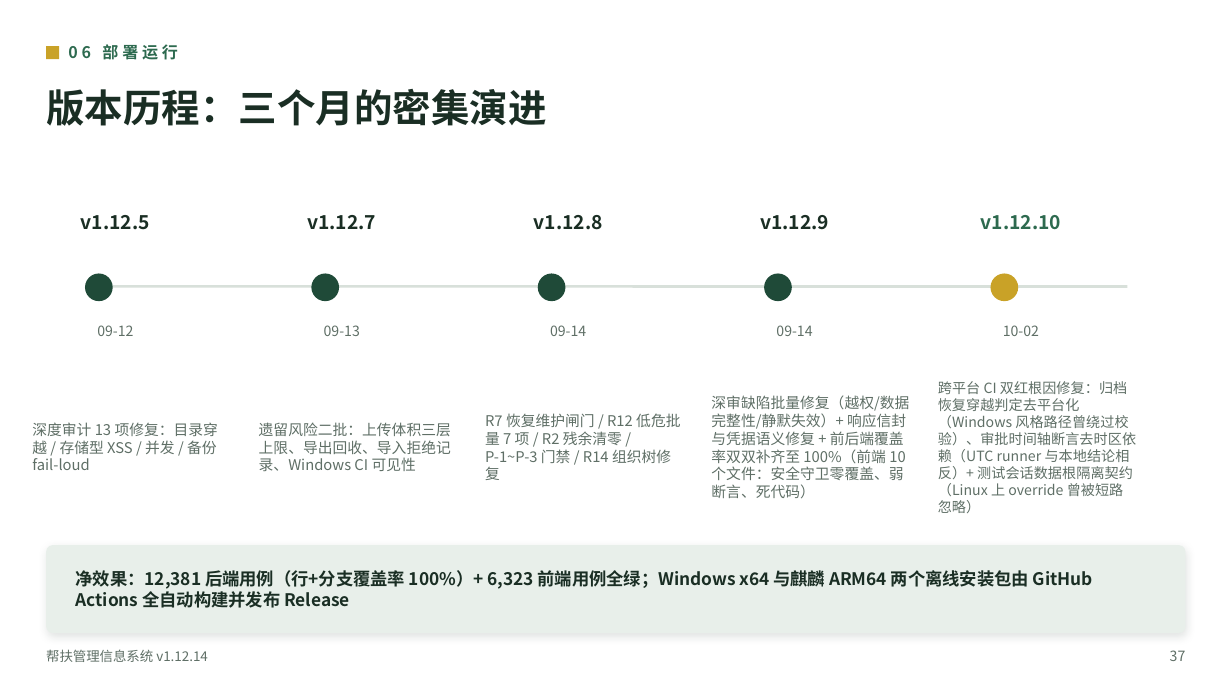
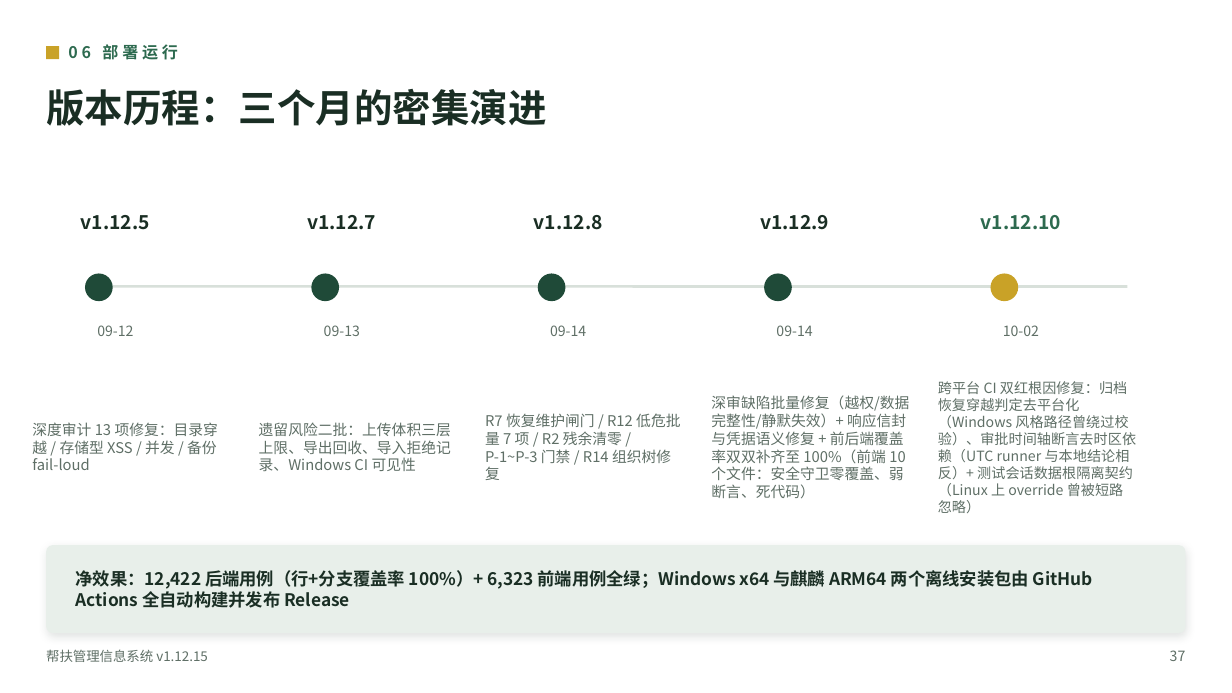
Before and after one commit to lzh745200/MRRS, a slide deck: slide 39 of docs/帮扶管理信息系统介绍.pptx. Drawn at 1232x693 pixels with LibreOffice and Linux fonts; fonts in the diff are those of the drawing. Boxes give left, top, right and bottom in pixels: in the first picture for what was removed or moved away, otherwise in the second. Text is boxed around its words. In the diff, an @@ line names an element or a change of style, - is before the commit and + after.

Commit message:
docs: 文档与 PPT 同步至 v1.12.15 实测口径 + 修复 README 版本号长期漂移
用例口径（2026-10-08 仓库实测，pytest tests/ --collect-only -q）：
后端 12,422（622 文件，较 R20 提交的 12,395 新增 27 例，来自复审补丁的
PDF 转义承重用例 / batch_export 分支 / 即时备份 wait 全路径 / 回收站
fail-closed / CI 覆盖率缺口补测）；前端 6,323（299 文件）；合计 18,745。

同步范围（仅当前口径，历史版本条目按约定保留）：
- README.md：徽标统计表、上次全量验证行、测试类型表
- CHANGELOG.md：[1.12.15] 段补「复审补丁（F2）」与「覆盖率」小节，
  并更新用例口径（12,395 → 12,422 / 18,717 → 18,745）
- 项目文件结构说明.md：backend/tests 章节 3 处、CI 作业表 1 处
- docs/build_ppt.js：章节页统计、页码统计数据来源、净效果摘要、页脚版本号
  （v1.12.14 → v1.12.15）、封面版本与日期
- 两份 PPTX 产物同步重新生成（docs/ 与根目录，md5 一致）

PPT 排版修复（此前遗留的 2 处溢出，用户明确要求不得溢出）：
- P06 / P32 的「数据来源」脚注原为固定字号，在 12.3×0.4in 与
  6.6×0.35in 框内分别超出 1.31× / 1.38× → 改用脚本内置 fitFontSize
  按框宽高自适应（12→10pt、11→10.5pt），P32 同时精简措辞。
- 复检 `scripts/ppt_overflow_check.py … 1.0 1.45` → 合计溢出文本框 0。

根因治理（版本同步工具漏网）：
- README 顶部标语行「… | 多机协同数据同步 | vX.Y.Z」不在
  scripts/sync-version.js 的同步目标内，长期漂移（发版 v1.12.15 时仍写
  1.12.14）→ 新增「README.md (顶部标语)」同步条目，--check 现已覆盖
  （徽标与标语两条独立校验，互不干扰）。

```diff
--- a/docs/帮扶管理信息系统介绍.pptx
+++ b/docs/帮扶管理信息系统介绍.pptx
@@ text at bbox=[76, 570, 1093, 608]: text changed @@
-净效果：12,381 后端用例（行+分支覆盖率 100%）+ 6,323 前端用例全绿；Windows x64 与麒麟 ARM64 两个离线安装包由 GitHub Actions 全自动构建并发布 Release
+净效果：12,422 后端用例（行+分支覆盖率 100%）+ 6,323 前端用例全绿；Windows x64 与麒麟 ARM64 两个离线安装包由 GitHub Actions 全自动构建并发布 Release
@@ text at bbox=[46, 649, 208, 662]: text changed @@
-帮扶管理信息系统 v1.12.14
+帮扶管理信息系统 v1.12.15
```
Also in this commit, not shown: 35 other slides changed, 6 other files.
